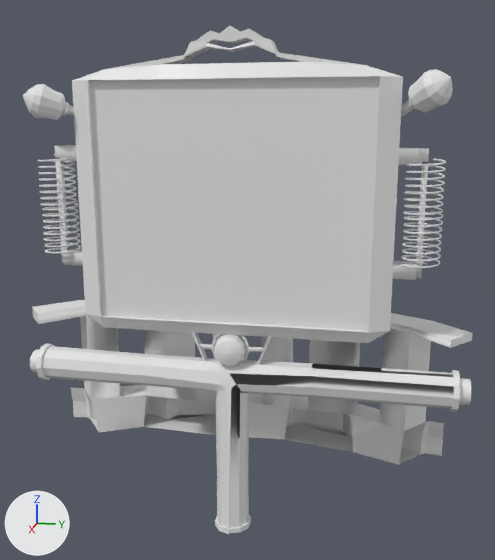
An edit to the FBX model BombsAway/BombsAway/Assets/Art/3D/Models/BombBayScreen.fbx, drawn before and after from the same camera.
One viewpoint serves both versions: a 50 mm lens placed at (36.4, 8.0, 14.5), pointed at (-2.3, 0.3, 4.8). Every picture has the same lights, and +X, +Y and +Z are marked at lower left. Where no turn or scale is listed for an object, it has been applied to the vertices. Vertices at the same position are counted once.

Script lines for the objects in view, before the commit:
```python
me_cube_016 = bpy.data.meshes.new('Cube.016')
me_cube_016.from_pydata(...)  # 552 vertices, 527 faces; spans x -0.9..0.8, y -9.9..10.0, z -5.9..12.2
me_cube_016.materials.append(mat_material_001)  # white #e7e7e7
me_cylinder_006 = bpy.data.meshes.new('Cylinder.006')
me_cylinder_006.from_pydata(...)  # 146 vertices, 139 faces; spans x -8.0..-0.9, y -13.9..12.9, z 0.0..8.9
me_plane_000 = bpy.data.meshes.new('Plane.000')
me_plane_000.from_pydata(...)  # 7196 vertices, 7168 faces; spans x -1.25..0.7, y -10.73..-8.64, z -4.0..1.5
me_plane_001 = bpy.data.meshes.new('Plane.001')
me_plane_001.from_pydata(...)  # 7196 vertices, 7168 faces; spans x -1.03..1.03, y -0.99..0.99, z -2.75..2.75
ob_base = bpy.data.objects.new('Base', me_cylinder_006)
ob_base.location = (1.07, 0.14, -6.18)
ob_coill = bpy.data.objects.new('CoilL', me_plane_000)
ob_coill.location = (1.05, -0.16, 10.64)
ob_coilr = bpy.data.objects.new('CoilR', me_plane_001)
ob_coilr.location = (0.78, 9.94, 9.4)
ob_frame = bpy.data.objects.new('Frame', me_cube_016)
ob_frame.location = (0.87, 0.04, 6.44)
# also in view: 'BulbL' at (1.6, -9.4, 14.9); 'Screen' at (1.4, 0.1, 9.7); 'Handle' at (1.0, 0.5, -4.1); 'Button' at (1.2, 0.0, 1.7); 'BulbR' at (1.2, 9.7, 15.3)
```
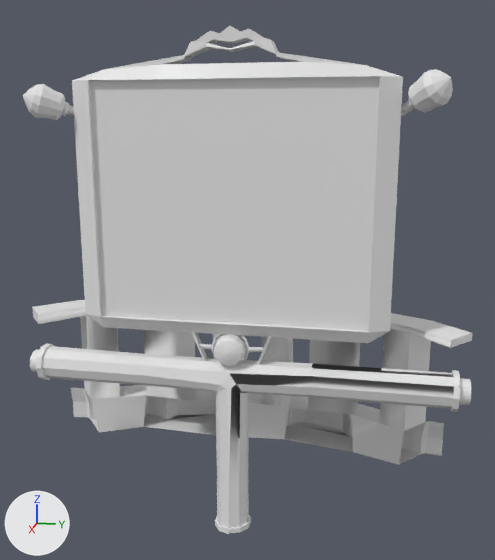
Changed parts and their boxes [x1, y1, x2, y2] in the pictures (495 x 560 px):
'Frame', reshaped (12% narrower): before [54, 26, 429, 366]; after [72, 26, 403, 366]
'CoilR', deleted: before [401, 159, 446, 268]
'CoilL', deleted: before [37, 154, 81, 254]
part 1 of me_cube_016, deleted: before [54, 145, 83, 266]
part 2 of me_cube_016, deleted: before [393, 148, 429, 280]

What changed in the scene script:
```text
Change me_cube_016:
    used by ob_frame; location = (0.87, 0.04, 6.44)
    remove me_cube_016.from_pydata(...)  # 552 vertices, 527 faces; spans x -0.9..0.8, y -9.9..10.0, z -5.9..12.2
    add me_cube_016.from_pydata(...)  # 496 vertices, 459 faces; spans x -0.9..0.8, y -8.5..8.6, z -5.9..12.2
    me_cube_016 part 1
    28 vertices are removed from x -0.8..0.4, y -9.9..-9.4, z -0.4..6.2
    34 faces are deleted
    me_cube_016 part 2
    28 vertices are removed from x -0.8..0.4, y 9.5..10.0, z -0.3..6.2
    34 faces are deleted
Remove ob_coill:
    ob_coill = bpy.data.objects.new('CoilL', me_plane_000)
    ob_coill.location = (1.05, -0.16, 10.64)
Remove ob_coilr:
    ob_coilr = bpy.data.objects.new('CoilR', me_plane_001)
    ob_coilr.location = (0.78, 9.94, 9.4)
```
